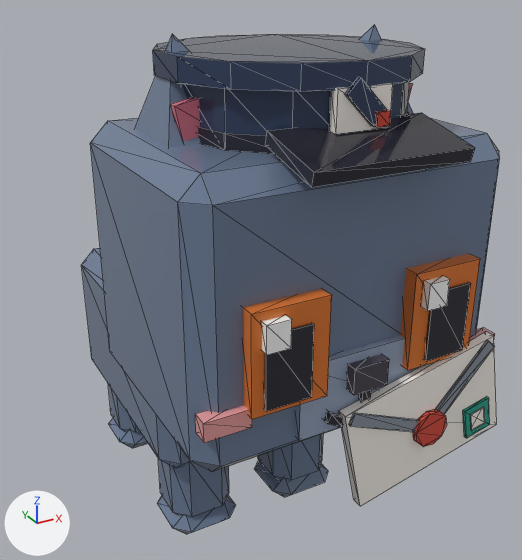
Two versions of the glTF model assets/cat-cafe/exports/CatCafe_Cat_Postie.glb, one commit apart.
Camera for both pictures: a 50 mm camera at (-1.1, -2.34, 2.03) aimed at (0.12, -0.12, 0.92). Lighting does not change. The marker at lower left points along +X, +Y and +Z. The first picture is the older version. Mesh edges are drawn as thin lines. Vertices at exactly the same position are counted once.

The first picture shows 'CatCafe_Cat_Postie_Body', 'CatCafe_Cat_Postie_EarR', 'CatCafe_Cat_Postie_Eye1', 'CatCafe_Cat_Postie_Eye2', 'CatCafe_Cat_Postie_Head', 'CatCafe_Cat_Postie_LegB2', 'CatCafe_Cat_Postie_LegF1', 'CatCafe_Cat_Postie_LegF2', 'CatCafe_Cat_Postie_Prop', 'CatCafe_Cat_Postie_Prop2' and 1 more.
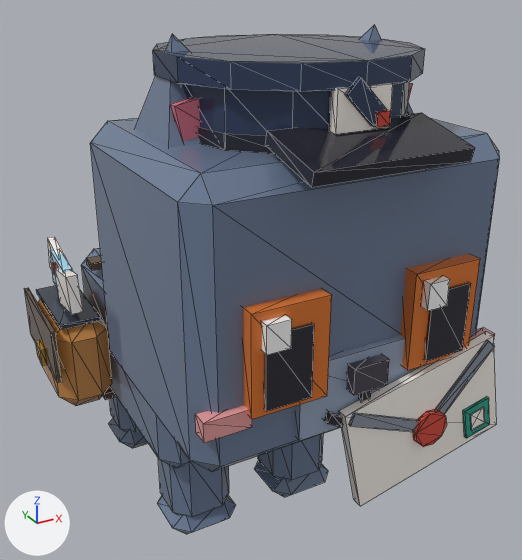
The change, as a diff of the scene's bpy script:
```diff
--- a/assets/cat-cafe/exports/CatCafe_Cat_Postie.glb.py
+++ b/assets/cat-cafe/exports/CatCafe_Cat_Postie.glb.py
@@ me_catcafe_cat_postie_body @@
 # used by ob_catcafe_cat_postie_body; location = (0.0, 0.0, 0.0)
-me_catcafe_cat_postie_body.from_pydata(...)  # 32 vertices, 56 faces; spans x -0.39..0.39, y -0.395..0.595, z 0.33..0.91
+me_catcafe_cat_postie_body.from_pydata(...)  # 136 vertices, 220 faces; spans x -0.645..0.417, y -0.395..0.595, z 0.303..0.992
+# me_catcafe_cat_postie_body part 1: a new loose piece, a box spanning x -0.405..0.405, y 0.313..0.383, z 0.907..0.937, in mat_catcafe_palette
+# me_catcafe_cat_postie_body part 2: a new loose piece, a box spanning x -0.405..0.405, y 0.313..0.383, z 0.303..0.333, in mat_catcafe_palette
+# me_catcafe_cat_postie_body part 3: a new loose piece, a box spanning x -0.631..-0.613, y 0.123..0.573, z 0.558..0.776, in mat_catcafe_palette
+# me_catcafe_cat_postie_body part 4: a new loose piece, a box spanning x -0.645..-0.628, y 0.304..0.391, z 0.544..0.616, in mat_catcafe_palette
+# me_catcafe_cat_postie_body part 5: a new loose piece, a box spanning x -0.589..-0.429, y 0.159..0.536, z 0.76..0.777, in mat_catcafe_palette
+# me_catcafe_cat_postie_body part 6: a new loose piece of 24 vertices spanning x -0.618..-0.4, y 0.13..0.566, z 0.391..0.768, in mat_catcafe_palette
+# me_catcafe_cat_postie_body part 7
+# 32 vertices are added at x -0.539..-0.486, y 0.156..0.573, z 0.782..0.992
+# 48 new faces join them
+# other edits to the shape of me_catcafe_cat_postie_body do not show in these pictures
 me_catcafe_cat_postie_body.materials.append(mat_catcafe_palette)
```

Where the change shows, as pixel boxes (x1, y1, x2, y2) in the pictures (522 x 560 px):
'CatCafe_Cat_Postie_Body', reshaped
    before: (81, 248, 192, 468)
    after: (24, 237, 192, 468)
part 1 of me_catcafe_cat_postie_body, added
    after: (86, 255, 102, 271)
part 2 of me_catcafe_cat_postie_body, added (mostly hidden)
    after: (103, 387, 117, 400)
part 3 of me_catcafe_cat_postie_body, added
    after: (24, 288, 62, 383)
part 4 of me_catcafe_cat_postie_body, added
    after: (35, 340, 47, 366)
part 5 of me_catcafe_cat_postie_body, added
    after: (36, 285, 101, 330)
part 6 of me_catcafe_cat_postie_body, added (brown)
    after: (38, 299, 112, 406)
part 7 of me_catcafe_cat_postie_body, added
    after: (48, 237, 83, 314)
